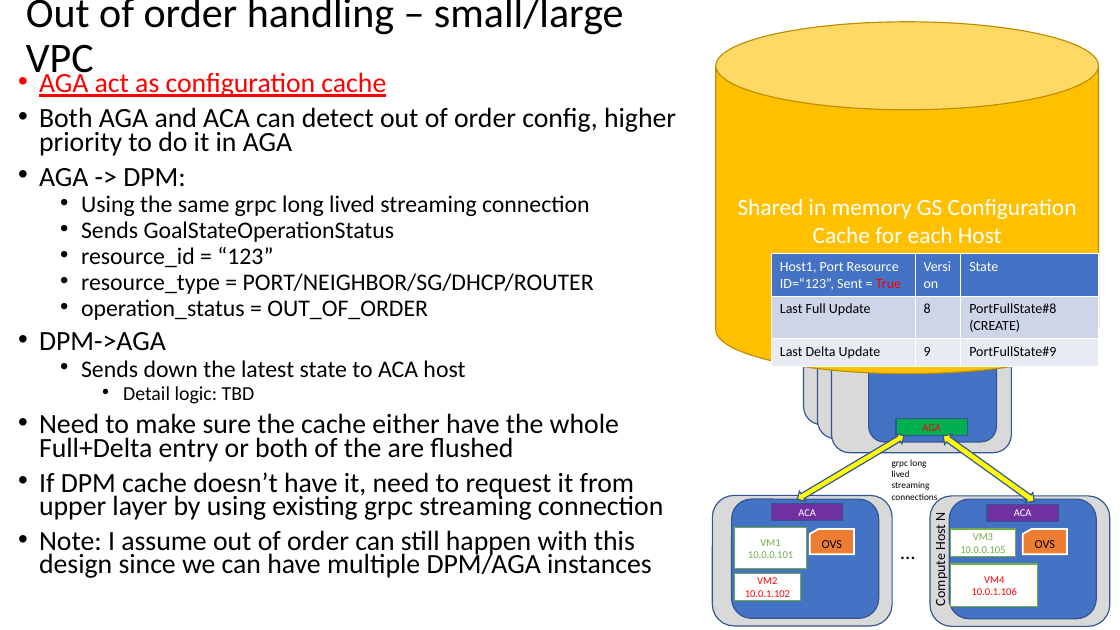
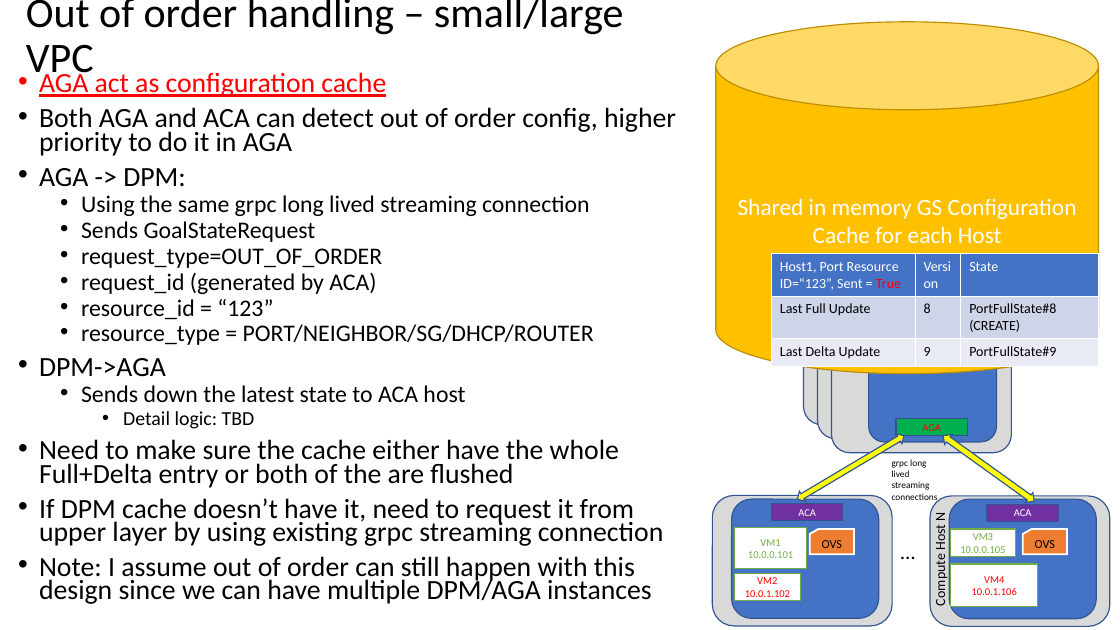
Before and after one commit to futurewei-cloud/alcor, a slide deck: slide 21 of docs/modules/ROOT/pages/alcor_agents/AGA_design.pptx. Drawn at 1120x630 pixels with LibreOffice and Linux fonts; fonts in the diff are those of the drawing. Boxes give left, top, right and bottom in pixels: in the first picture for what was removed or moved away, otherwise in the second. Text is boxed around its words. In the diff, an @@ line names an element or a change of style, - is before the commit and + after.

```diff
--- a/docs/modules/ROOT/pages/alcor_agents/AGA_design.pptx
+++ b/docs/modules/ROOT/pages/alcor_agents/AGA_design.pptx
@@ text at bbox=[81, 221, 382, 294]: text changed @@
-  • Sends GoalStateOperationStatus
+  • Sends GoalStateRequest
+  • request_type=OUT_OF_ORDER
+  • request_id (generated by ACA)
@@ text at bbox=[81, 299, 428, 320]: paragraph removed @@
-  • operation_status = OUT_OF_ORDER
```
Also in this commit, not shown: 2 other slides changed, 1 other file.
